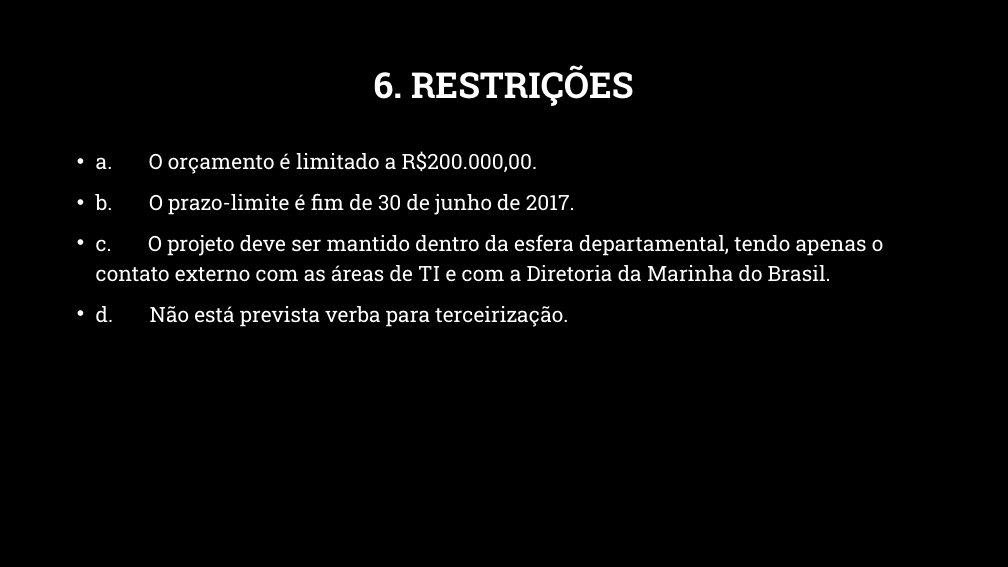
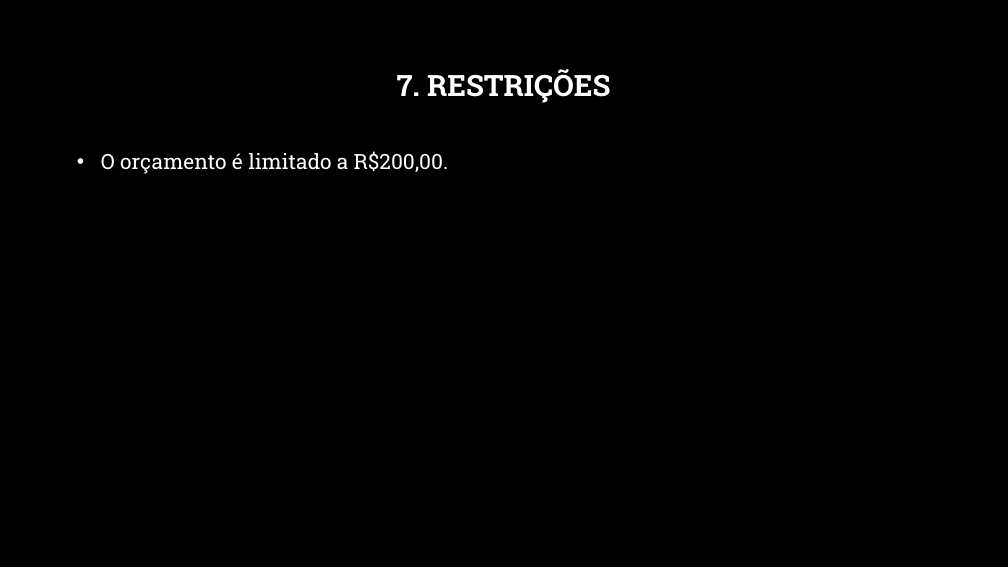
Before and after one commit to Thiarlleson/ProjetoSistemaEmbarcado, a slide deck: slide 8 of Radar_Ultrasonico.pptx. Drawn at 1008x567 pixels with LibreOffice and Linux fonts; fonts in the diff are those of the drawing; background and template pictures are left out. Boxes give left, top, right and bottom in pixels: in the first picture for what was removed or moved away, otherwise in the second. Text is boxed around its words. In the diff, an @@ line names an element or a change of style, - is before the commit and + after.

```diff
--- a/Radar_Ultrasonico.pptx
+++ b/Radar_Ultrasonico.pptx
@@ title at box(397, 69, 610, 103): text changed; size 34 to 28 pt @@
-6. RESTRIÇÕES
+7. RESTRIÇÕES
@@ text at box(101, 151, 448, 174): text changed @@
-• a. O orçamento é limitado a R$200.000,00.
-• b. O prazo-limite é fim de 30 de junho de 2017.
-• c. O projeto deve ser mantido dentro da esfera departamental, tendo apenas o contato externo com as áreas de TI e com a Diretoria da Marinha do Brasil.
-• d. Não está prevista verba para terceirização.
+• O orçamento é limitado a R$200,00.
```
Also in this commit, not shown: 6 other slides changed, 4 slides added, 7 slides removed, 3 other files.
